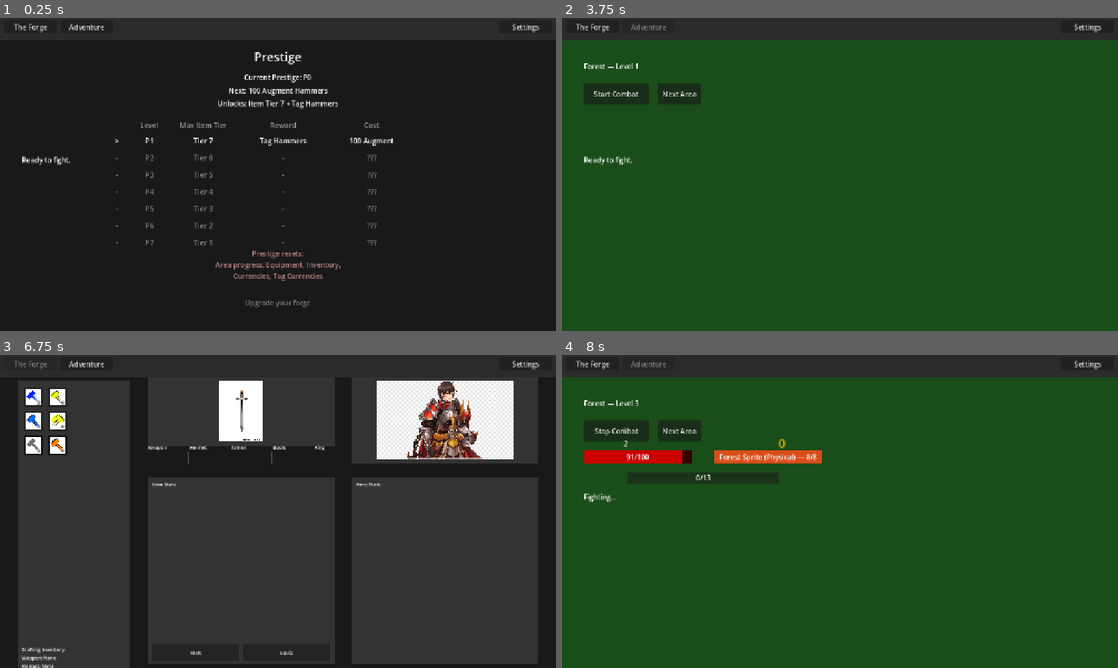
Above: before the commit, frames 1-4 (two rows, left to right).
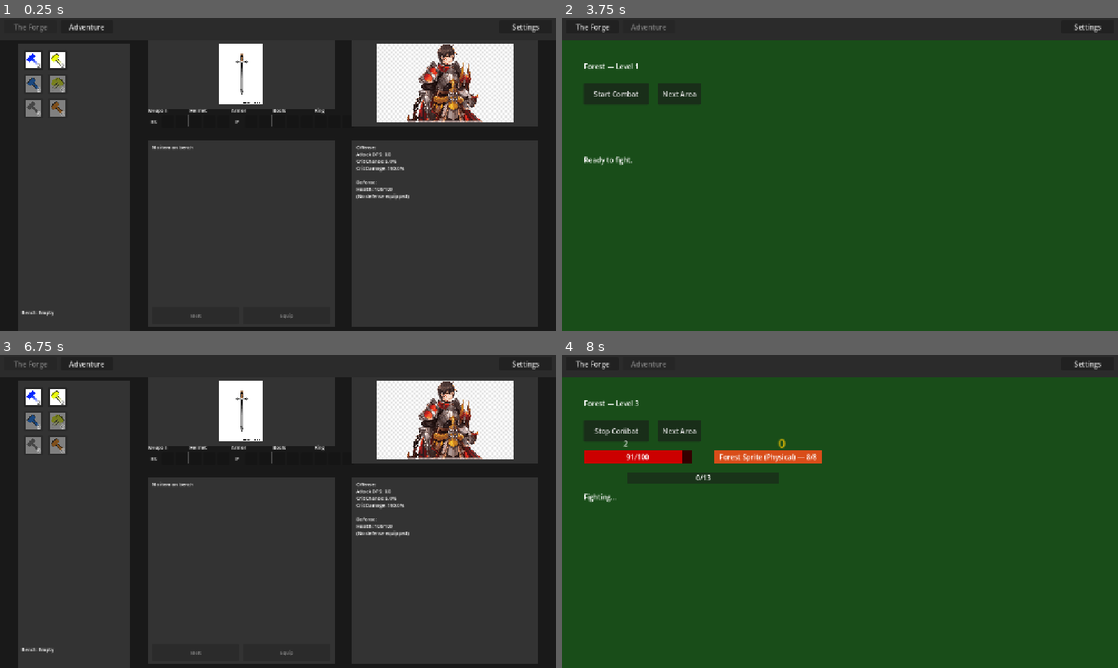
Above: after the commit, the same moments.

Repository: loginn/hammertime
Game: Godot game, scene res://scenes/main.tscn
Same seed, same stepped clock (60 frames per second), same inputs: the game is played once before the commit and once after it.
Inputs (mouse positions are in pixels of both pictures, inside the frame that each line leads up to):
- Up to frame 1 (0.25 s): no input
- Up to frame 2 (3.75 s): click (617, 61) at 0.5 s, where only the run after the commit has a clickable "2"; click (617, 61) at 1.25 s, where only the run before the commit has a clickable "0"; click (595, 108) at 2 s, where only the run before the commit has a clickable "0"; click (617, 108) at 2.75 s, where only the run before the commit has a clickable "0"; click "Adventure" at 3.5 s
- Up to frame 3 (6.75 s): click "Start Combat" at 4.25 s; click "Next Area" at 5 s; click "Next Area" at 5.75 s; click "The Forge" at 6.5 s
- Up to frame 4 (8 s): click "Adventure" at 7.25 s

The runs differ from the first frame. In frame 1, 72% of the frame differs, in the area x 2-97%, y 1-100%; in frame 2, less than 0.1%; in frame 3, 1.3%; in frame 4, less than 0.1%.
Error before the commit: Parse Error: Identifier "ForgeHammer" not declared in the current scope. (res://scenes/forge_view.gd:39)

Commit message:
refactor(01-01): rewire forge_view + rename scene button nodes
- Rename @onready vars: forge/claw/tuning_btn -> alchemy/annulment/divine_btn
- currencies dict: repoint augment/chaos/exalt to renamed classes (bridge)
- Add new keys alchemy/divine/annulment -> renamed classes
- currency_buttons + signal connects: use new btn variable names
- forge_view.tscn: ForgeHammerBtn -> AlchemyHammerBtn, ClawHammerBtn ->
  AnnulmentHammerBtn, TuningHammerBtn -> DivineHammerBtn (plus CountLabel children)
- node_2d.tscn: same rename, preserving unique_ids
- hammer_descriptions and hammer_icons untouched (Phase 2 owns those)

Diff:
--- a/scenes/forge_view.gd
+++ b/scenes/forge_view.gd
@@ -6,11 +6,11 @@
 
 # Hammer button references
 @onready var runic_btn: Button = $HammerSidebar/RunicHammerBtn
-@onready var forge_btn: Button = $HammerSidebar/ForgeHammerBtn
+@onready var alchemy_btn: Button = $HammerSidebar/AlchemyHammerBtn
 @onready var tack_btn: Button = $HammerSidebar/TackHammerBtn
 @onready var grand_btn: Button = $HammerSidebar/GrandHammerBtn
-@onready var claw_btn: Button = $HammerSidebar/ClawHammerBtn
-@onready var tuning_btn: Button = $HammerSidebar/TuningHammerBtn
+@onready var annulment_btn: Button = $HammerSidebar/AnnulmentHammerBtn
+@onready var divine_btn: Button = $HammerSidebar/DivineHammerBtn
 
 # Tag hammer button references
 @onready var fire_hammer_btn: Button = $HammerSidebar/TagHammerSection/FireHammerBtn
@@ -34,13 +34,20 @@
 @onready var forge_error_label: Label = $ForgeErrorToast/Label
 
 # Currency instances
+# Bridge state: UI-bound keys "augment"/"chaos"/"exalt" temporarily point at renamed classes
+# until Plan 02 introduces real Augment/Chaos/Exalt hammers. This preserves the existing
+# player-visible behavior (the buttons have always run what is now called Alchemy/Annulment/Divine)
+# while removing references to the deleted Forge/Claw/Tuning class names.
 var currencies: Dictionary = {
 	"transmute": RunicHammer.new(),
-	"augment": ForgeHammer.new(),
+	"augment": AlchemyHammer.new(),        # Bridge -- Plan 02 repoints to AugmentHammer.new()
+	"alchemy": AlchemyHammer.new(),        # NEW key, same class, no UI button yet (D-10)
 	"alteration": TackHammer.new(),
 	"regal": GrandHammer.new(),
-	"chaos": ClawHammer.new(),
-	"exalt": TuningHammer.new(),
+	"chaos": AnnulmentHammer.new(),        # Bridge -- Plan 02 repoints to ChaosHammer.new()
+	"exalt": DivineHammer.new(),           # Bridge -- Plan 02 repoints to ExaltHammer.new()
+	"divine": DivineHammer.new(),          # NEW key
+	"annulment": AnnulmentHammer.new(),    # NEW key
 	"fire": TagHammer.new(Tag.FIRE, "Fire Hammer"),
 	"cold": TagHammer.new(Tag.COLD, "Cold Hammer"),
 	"lightning": TagHammer.new(Tag.LIGHTNING, "Lightning Hammer"),
@@ -98,11 +105,11 @@
 	# Initialize currency button mapping
 	currency_buttons = {
 		"transmute": runic_btn,
-		"augment": forge_btn,
+		"augment": alchemy_btn,
 		"alteration": tack_btn,
 		"regal": grand_btn,
-		"chaos": claw_btn,
-		"exalt": tuning_btn
+		"chaos": annulment_btn,
+		"exalt": divine_btn
 	}
 	currency_buttons["fire"] = fire_hammer_btn
 	currency_buttons["cold"] = cold_hammer_btn
@@ -112,11 +119,11 @@
 
 	# Connect currency button signals
 	runic_btn.pressed.connect(_on_currency_selected.bind("transmute"))
-	forge_btn.pressed.connect(_on_currency_selected.bind("augment"))
+	alchemy_btn.pressed.connect(_on_currency_selected.bind("augment"))
 	tack_btn.pressed.connect(_on_currency_selected.bind("alteration"))
 	grand_btn.pressed.connect(_on_currency_selected.bind("regal"))
-	claw_btn.pressed.connect(_on_currency_selected.bind("chaos"))
-	tuning_btn.pressed.connect(_on_currency_selected.bind("exalt"))
+	annulment_btn.pressed.connect(_on_currency_selected.bind("chaos"))
+	divine_btn.pressed.connect(_on_currency_selected.bind("exalt"))
 
 	# Connect tag hammer button signals
 	fire_hammer_btn.pressed.connect(_on_currency_selected.bind("fire"))
--- a/scenes/forge_view.tscn
+++ b/scenes/forge_view.tscn
@@ -61,7 +61,7 @@
 text = "0"
 mouse_filter = 2
 
-[node name="ForgeHammerBtn" type="Button" parent="HammerSidebar"]
+[node name="AlchemyHammerBtn" type="Button" parent="HammerSidebar"]
 layout_mode = 0
 offset_left = 70.0
 offset_top = 15.0
@@ -71,7 +71,7 @@
 icon = ExtResource("5_forge")
 expand_icon = true
 
-[node name="CountLabel" type="Label" parent="HammerSidebar/ForgeHammerBtn"]
+[node name="CountLabel" type="Label" parent="HammerSidebar/AlchemyHammerBtn"]
 layout_mode = 0
 offset_left = 0.0
 offset_top = 27.0
@@ -133,7 +133,7 @@
 text = "0"
 mouse_filter = 2
 
-[node name="ClawHammerBtn" type="Button" parent="HammerSidebar"]
+[node name="AnnulmentHammerBtn" type="Button" parent="HammerSidebar"]
 layout_mode = 0
 offset_left = 15.0
 offset_top = 125.0
@@ -143,7 +143,7 @@
 icon = ExtResource("8_claw")
 expand_icon = true
 
-[node name="CountLabel" type="Label" parent="HammerSidebar/ClawHammerBtn"]
+[node name="CountLabel" type="Label" parent="HammerSidebar/AnnulmentHammerBtn"]
 layout_mode = 0
 offset_left = 0.0
 offset_top = 27.0
@@ -157,7 +157,7 @@
 text = "0"
 mouse_filter = 2
 
-[node name="TuningHammerBtn" type="Button" parent="HammerSidebar"]
+[node name="DivineHammerBtn" type="Button" parent="HammerSidebar"]
 layout_mode = 0
 offset_left = 70.0
 offset_top = 125.0
@@ -167,7 +167,7 @@
 icon = ExtResource("9_tuning")
 expand_icon = true
 
-[node name="CountLabel" type="Label" parent="HammerSidebar/TuningHammerBtn"]
+[node name="CountLabel" type="Label" parent="HammerSidebar/DivineHammerBtn"]
 layout_mode = 0
 offset_left = 0.0
 offset_top = 27.0
--- a/scenes/node_2d.tscn
+++ b/scenes/node_2d.tscn
@@ -46,7 +46,7 @@
 toggle_mode = true
 text = "Runic (0)"
 
-[node name="ForgeHammerBtn" type="Button" parent="ButtonControl" unique_id=1049152401]
+[node name="AlchemyHammerBtn" type="Button" parent="ButtonControl" unique_id=1049152401]
 layout_mode = 0
 offset_top = 55.0
 offset_right = 150.0
@@ -70,7 +70,7 @@
 toggle_mode = true
 text = "Grand (0)"
 
-[node name="ClawHammerBtn" type="Button" parent="ButtonControl" unique_id=1673501972]
+[node name="AnnulmentHammerBtn" type="Button" parent="ButtonControl" unique_id=1673501972]
 layout_mode = 0
 offset_top = 220.0
 offset_right = 150.0
@@ -78,7 +78,7 @@
 toggle_mode = true
 text = "Claw (0)"
 
-[node name="TuningHammerBtn" type="Button" parent="ButtonControl" unique_id=2043849897]
+[node name="DivineHammerBtn" type="Button" parent="ButtonControl" unique_id=2043849897]
 layout_mode = 0
 offset_top = 275.0
 offset_right = 150.0
